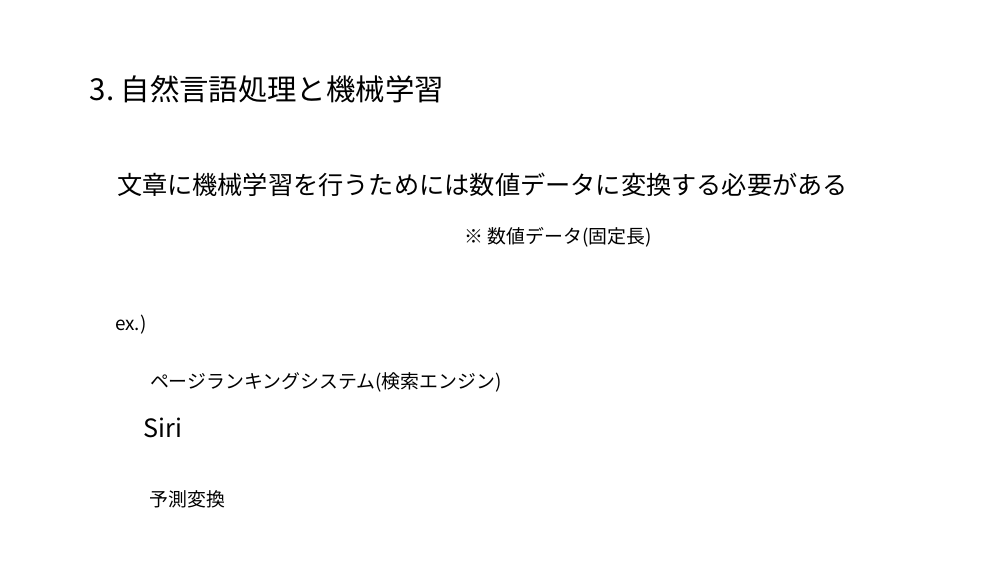
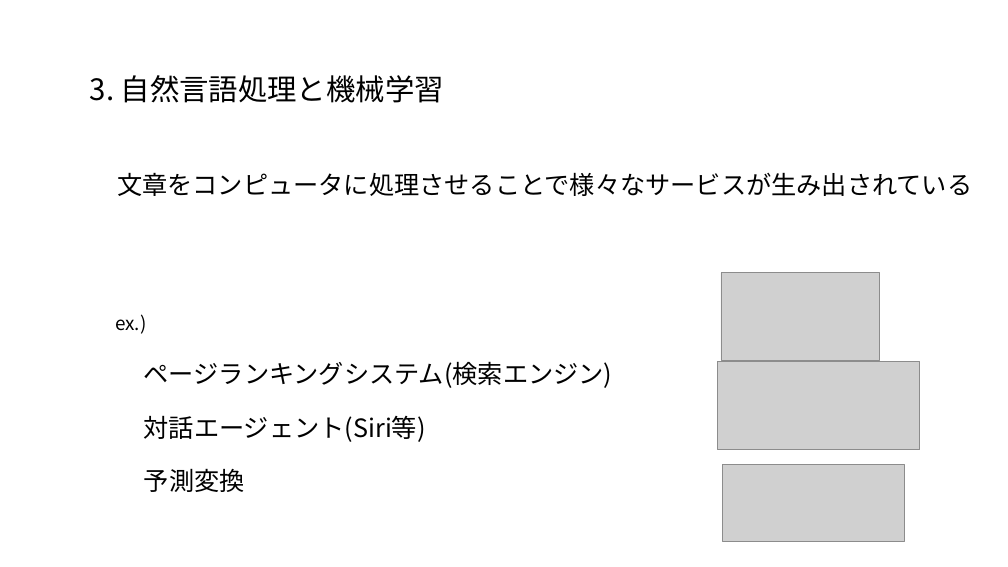
Before and after one commit to satetsu007/NLP_test, a slide deck: slide 5 of doc/NLP.pptx. Drawn at 1008x567 pixels with LibreOffice and Linux fonts; fonts in the diff are those of the drawing; grey boxes stand for pictures. Boxes give left, top, right and bottom in pixels: in the first picture for what was removed or moved away, otherwise in the second. Text is boxed around its words. In the diff, an @@ line names an element or a change of style, - is before the commit and + after.

```diff
--- a/doc/NLP.pptx
+++ b/doc/NLP.pptx
@@ text at [117,172,972,196]: text changed @@
-文章に機械学習を行うためには数値データに変換する必要がある
+文章をコンピュータに処理させることで様々なサービスが生み出されている
@@ text removed at [488,227,652,247] @@
-※ 数値データ(固定長)
@@ picture added at [721,273,880,360] @@
@@ text "ページランキングシステム(検索エンジン)" at [144,361,613,388]: size 18 to 24 pt @@
@@ text "ページランキングシステム(検索エンジン)": place and size @@
-text "ページランキングシステム(検索エンジン)" at [150,372,501,392]
+text "ページランキングシステム(検索エンジン)" at [144,361,613,388]
@@ picture added at [718,361,920,450] @@
@@ text removed at [144,417,183,438] @@
-Siri
@@ text added at [144,415,426,442], 24 pt, text #000000 @@
+対話エージェント(Siri等)
@@ text "予測変換": place and size @@
-text "予測変換" at [149,490,225,508]
+text "予測変換" at [144,468,245,492]
@@ text "予測変換" at [144,468,245,492]: size 18 to 24 pt @@
@@ picture added at [723,465,904,541] @@
```
Also in this commit, not shown: 1 other slide changed, 9 slides added, 1 other file.
